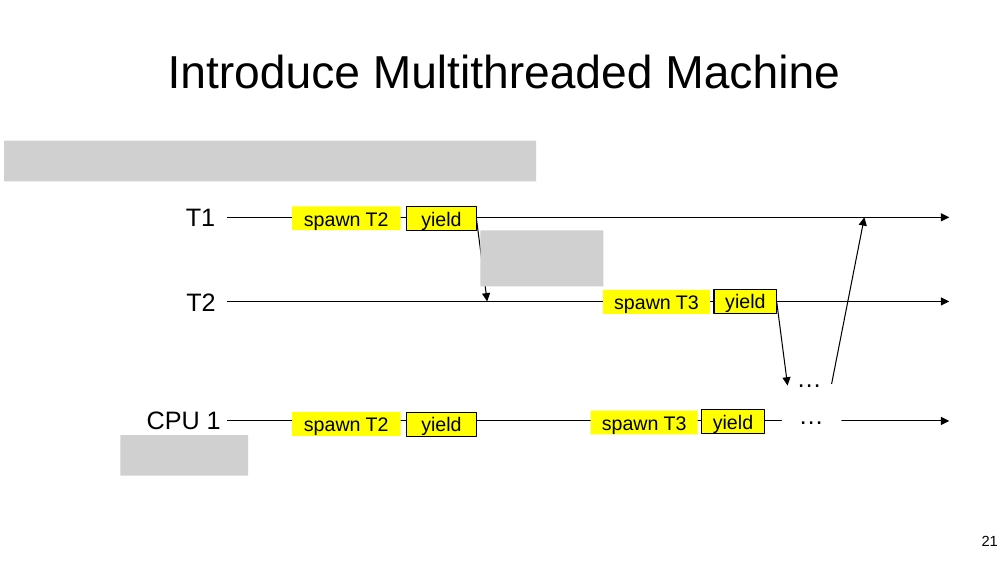
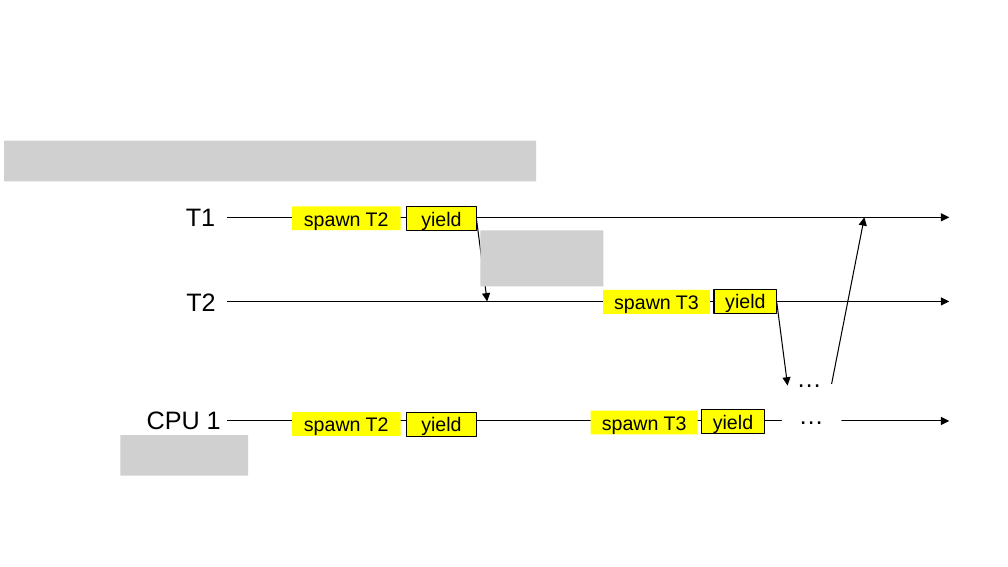
Before and after one commit to jieungkim/phd_thesis, a slide deck: slide 23 of figs/conlink/concurrent_linking.pptx (slide 21 before the commit). Drawn at 1008x567 pixels with LibreOffice and Linux fonts; fonts in the diff are those of the drawing; grey boxes stand for pictures. Boxes give left, top, right and bottom in pixels: in the first picture for what was removed or moved away, otherwise in the second. Text is boxed around its words. In the diff, an @@ line names an element or a change of style, - is before the commit and + after.

```diff
--- a/figs/conlink/concurrent_linking.pptx
+++ b/figs/conlink/concurrent_linking.pptx
@@ title removed at (168, 54, 840, 89) @@
-Introduce Multithreaded Machine
@@ page number removed at (982, 535, 998, 546) @@
-21
```
Also in this commit, not shown: 22 other slides changed, 8 slides added, 13 slides removed, 10 other files.
